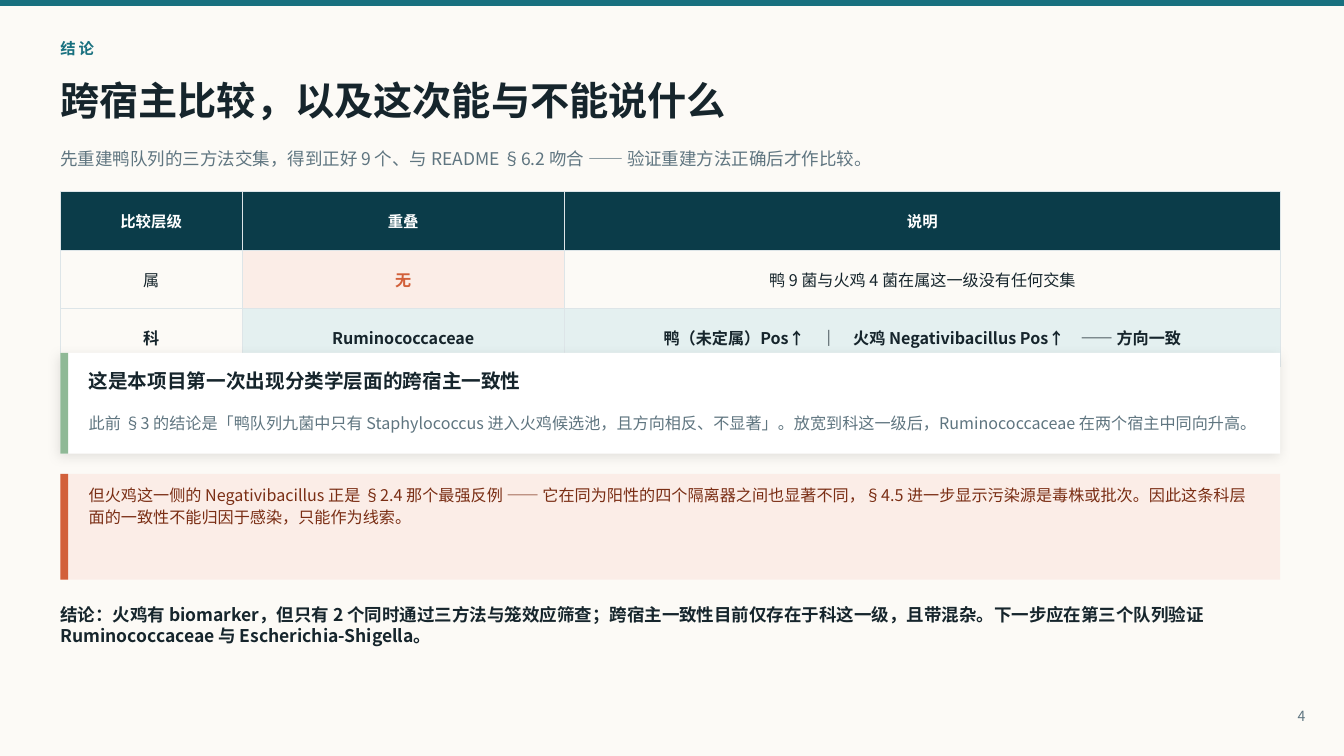
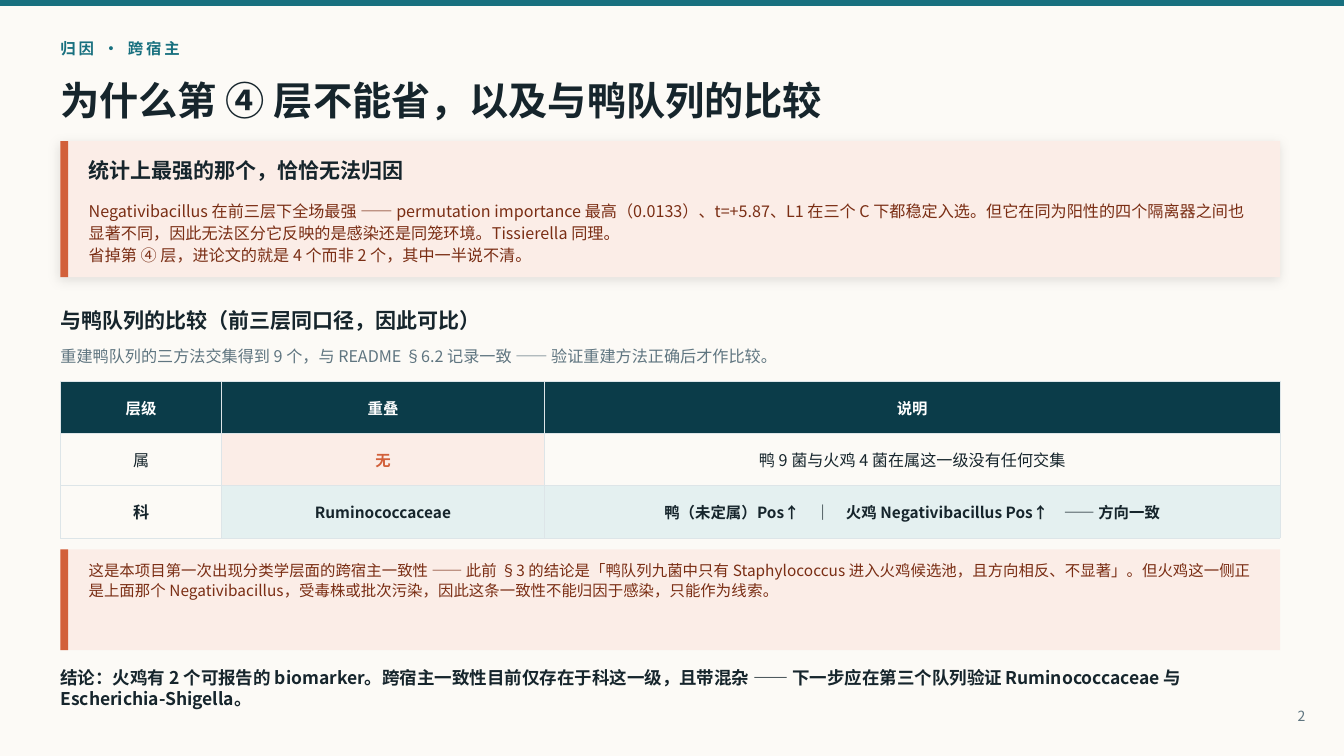
Before and after one commit to pengsihua2023/Christina-machine-learning-project, a slide deck: slide 2 of slides/Turkey_Biomarkers_CH.pptx (slide 4 before the commit). Drawn at 1344x756 pixels with LibreOffice and Linux fonts; fonts in the diff are those of the drawing. Boxes give left, top, right and bottom in pixels: in the first picture for what was removed or moved away, otherwise in the second. Text is boxed around its words. In the diff, an @@ line names an element or a change of style, - is before the commit and + after.

```diff
--- a/slides/Turkey_Biomarkers_CH.pptx
+++ b/slides/Turkey_Biomarkers_CH.pptx
@@ text at (60, 41, 180, 56): text changed @@
-结论
+归因 · 跨宿主
@@ text at (60, 81, 822, 120): text changed @@
-跨宿主比较，以及这次能与不能说什么
+为什么第 ④ 层不能省，以及与鸭队列的比较
@@ rectangle added at (60, 141, 1280, 277), fill #FBEDE7 @@
@@ rectangle added at (60, 141, 68, 277), fill #D2603A @@
@@ text added at (89, 160, 404, 181), 15 pt, text #16252C, bold @@
+统计上最强的那个，恰恰无法归因
@@ text added at (89, 203, 1244, 263), 11.5 pt, text #7A2E14 @@
+Negativibacillus 在前三层下全场最强 —— permutation importance 最高（0.0133）、t=+5.87、L1 在三个 C 下都稳定入选。但它在同为阳性的四个隔离器之间也显著不同，因此无法区分它反映的是感染还是同笼环境。Tissierella 同理。
+省掉第 ④ 层，进论文的就是 4 个而非 2 个，其中一半说不清。
@@ text at (60, 310, 480, 331): text changed; size 14 to 15 pt @@
-这是本项目第一次出现分类学层面的跨宿主一致性
+与鸭队列的比较（前三层同口径，因此可比）
@@ text "与鸭队列的比较（前三层同口径，因此可比）" at (60, 310, 480, 331): vertical alignment top to middle @@
@@ text at (60, 348, 777, 364): text changed; size 12.5 to 11.5 pt @@
-先重建鸭队列的三方法交集，得到正好 9 个、与 README §6.2 吻合 —— 验证重建方法正确后才作比较。
+重建鸭队列的三方法交集得到 9 个，与 README §6.2 记录一致 —— 验证重建方法正确后才作比较。
@@ rectangle removed at (60, 353, 1280, 454) @@
@@ rectangle removed at (60, 353, 68, 454) @@
@@ table at (60, 381, 1280, 526) @@
-row 1, column 1: 比较层级
+row 1, column 1: 层级
@@ size 11.5 to 11 pt in "无", "Ruminococcaceae", "鸭（未定属）Pos↑ ｜ 火鸡 Negativibacillus Pos↑ —— 方向一致" @@
@@ table: place and size @@
-table at (60, 192, 1280, 352)
+table at (60, 381, 1280, 526)
@@ text removed at (89, 415, 1256, 433) @@
-此前 §3 的结论是「鸭队列九菌中只有 Staphylococcus 进入火鸡候选池，且方向相反、不显著」。放宽到科这一级后，Ruminococcaceae 在两个宿主中同向升高。
@@ rectangle: place and size @@
-rectangle at (60, 474, 1280, 580)
+rectangle at (60, 549, 1280, 650)
@@ rectangle: place and size @@
-rectangle at (60, 474, 68, 580)
+rectangle at (60, 549, 68, 650)
@@ text at (89, 563, 1250, 600): text changed; size 11.5 to 11 pt @@
-但火鸡这一侧的 Negativibacillus 正是 §2.4 那个最强反例 —— 它在同为阳性的四个隔离器之间也显著不同，§4.5 进一步显示污染源是毒株或批次。因此这条科层面的一致性不能归因于感染，只能作为线索。
+这是本项目第一次出现分类学层面的跨宿主一致性 —— 此前 §3 的结论是「鸭队列九菌中只有 Staphylococcus 进入火鸡候选池，且方向相反、不显著」。但火鸡这一侧正是上面那个 Negativibacillus，受毒株或批次污染，因此这条一致性不能归因于感染，只能作为线索。
@@ text at (60, 669, 1182, 710): text changed @@
-结论：火鸡有 biomarker，但只有 2 个同时通过三方法与笼效应筛查；跨宿主一致性目前仅存在于科这一级，且带混杂。下一步应在第三个队列验证 Ruminococcaceae 与 Escherichia-Shigella。
+结论：火鸡有 2 个可报告的 biomarker。跨宿主一致性目前仅存在于科这一级，且带混杂 —— 下一步应在第三个队列验证 Ruminococcaceae 与 Escherichia-Shigella。
@@ text at (1298, 710, 1306, 721): text changed @@
-4
+2
```
Also in this commit, not shown: 1 other slide changed, 2 slides removed, 3 other files.
